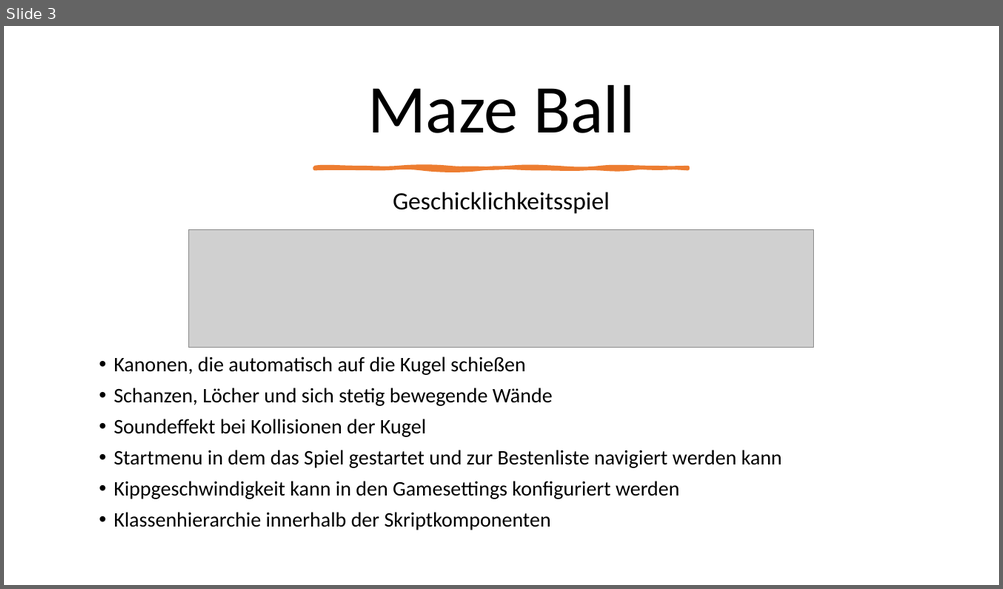
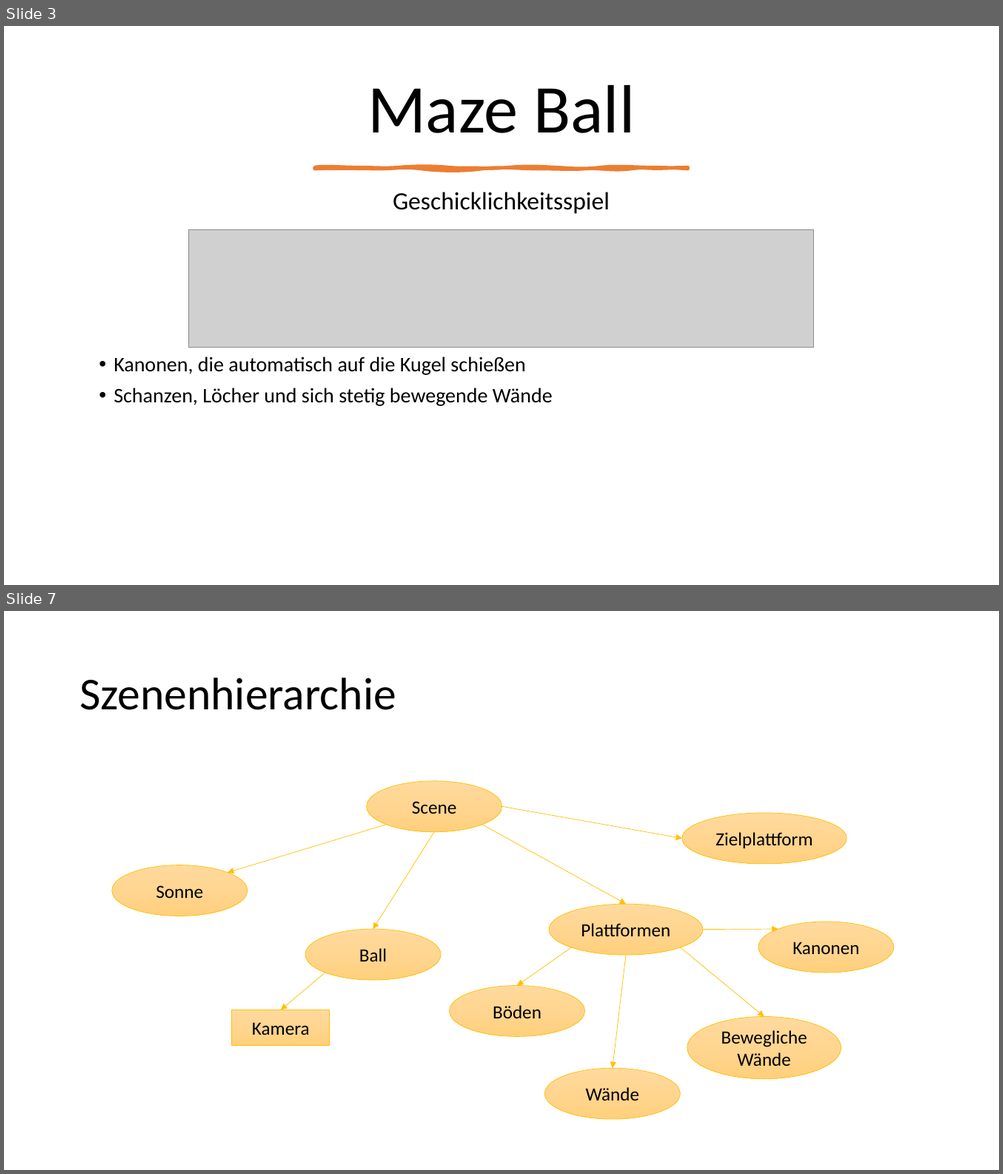
Before and after one commit to Oneof300/MazeBall, a slide deck: concepts/Concept.pptx. Shown one above the other, each under a label of ours: slide 3 before the commit, slides 3 and 7 after it; the slides between them are not shown. The pictures are 1003x589 and 1003x1174 pixels, drawn with LibreOffice and Linux fonts; fonts in the diff are those of the drawing; grey boxes stand for pictures. Boxes give left, top, right and bottom in pixels: in the first picture for what was removed or moved away, otherwise in the second. Text is boxed around its words. In the diff, an @@ line names an element or a change of style, - is before the commit and + after.

```diff
--- a/concepts/Concept.pptx
+++ b/concepts/Concept.pptx
@@ slide 7 added at [4, 611, 999, 1170], background #FFFFFF @@
@@ title added at [79, 678, 396, 710], 44 pt, text #000000 @@
+Szenenhierarchie
@@ ellipse added at [367, 781, 503, 832], fill gradient #FFDB9E to #FFD590 to #FFD07C, outline #FFC000 0.5 pt, 18 pt, text #000000 @@
+Scene
@@ arrow added from (502, 806) to (683, 839), #FFC000 0.5 pt @@
@@ arrow added from (386, 824) to (227, 873), #FFC000 0.5 pt @@
@@ arrow added from (435, 832) to (373, 930), #FFC000 0.5 pt @@
@@ arrow added from (482, 824) to (626, 904), #FFC000 0.5 pt @@
@@ ellipse added at [683, 813, 847, 864], fill gradient #FFDB9E to #FFD590 to #FFD07C, outline #FFC000 0.5 pt, 18 pt, text #000000 @@
+Zielplattform
@@ ellipse added at [112, 866, 248, 916], fill gradient #FFDB9E to #FFD590 to #FFD07C, outline #FFC000 0.5 pt, 18 pt, text #000000 @@
+Sonne
@@ ellipse added at [549, 904, 703, 955], fill gradient #FFDB9E to #FFD590 to #FFD07C, outline #FFC000 0.5 pt, 18 pt, text #000000 @@
+Plattformen
@@ ellipse added at [305, 930, 441, 980], fill gradient #FFDB9E to #FFD590 to #FFD07C, outline #FFC000 0.5 pt, 18 pt, text #000000 @@
+Ball
@@ arrow added from (703, 930) to (778, 930), #FFC000 0.5 pt @@
@@ ellipse added at [758, 922, 894, 973], fill gradient #FFDB9E to #FFD590 to #FFD07C, outline #FFC000 0.5 pt, 18 pt, text #000000 @@
+Kanonen
@@ arrow added from (571, 948) to (518, 985), #FFC000 0.5 pt @@
@@ arrow added from (626, 955) to (612, 1068), #FFC000 0.5 pt @@
@@ arrow added from (680, 948) to (764, 1017), #FFC000 0.5 pt @@
@@ arrow added from (325, 973) to (281, 1010), #FFC000 0.5 pt @@
@@ ellipse added at [449, 985, 585, 1037], fill gradient #FFDB9E to #FFD590 to #FFD07C, outline #FFC000 0.5 pt, 18 pt, text #000000 @@
+Böden
@@ rectangle added at [232, 1010, 330, 1045], fill gradient #FFDB9E to #FFD590 to #FFD07C, outline #FFC000 0.5 pt, 18 pt, text #000000 @@
+Kamera
@@ ellipse added at [688, 1017, 841, 1079], fill gradient #FFDB9E to #FFD590 to #FFD07C, outline #FFC000 0.5 pt, 18 pt, text #000000 @@
+Bewegliche Wände
@@ ellipse added at [545, 1068, 680, 1119], fill gradient #FFDB9E to #FFD590 to #FFD07C, outline #FFC000 0.5 pt, 18 pt, text #000000 @@
+Wände
@@ slide 3 changed as well @@
@@ text at [114, 419, 782, 531]: paragraphs removed @@
-• Soundeffekt bei Kollisionen der Kugel
-• Startmenu in dem das Spiel gestartet und zur Bestenliste navigiert werden kann
-• Kippgeschwindigkeit kann in den Gamesettings konfiguriert werden
-• Klassenhierarchie innerhalb der Skriptkomponenten
```
Also in this commit, not shown: 2 other slides changed, 9 other slides added, 1 other file.
